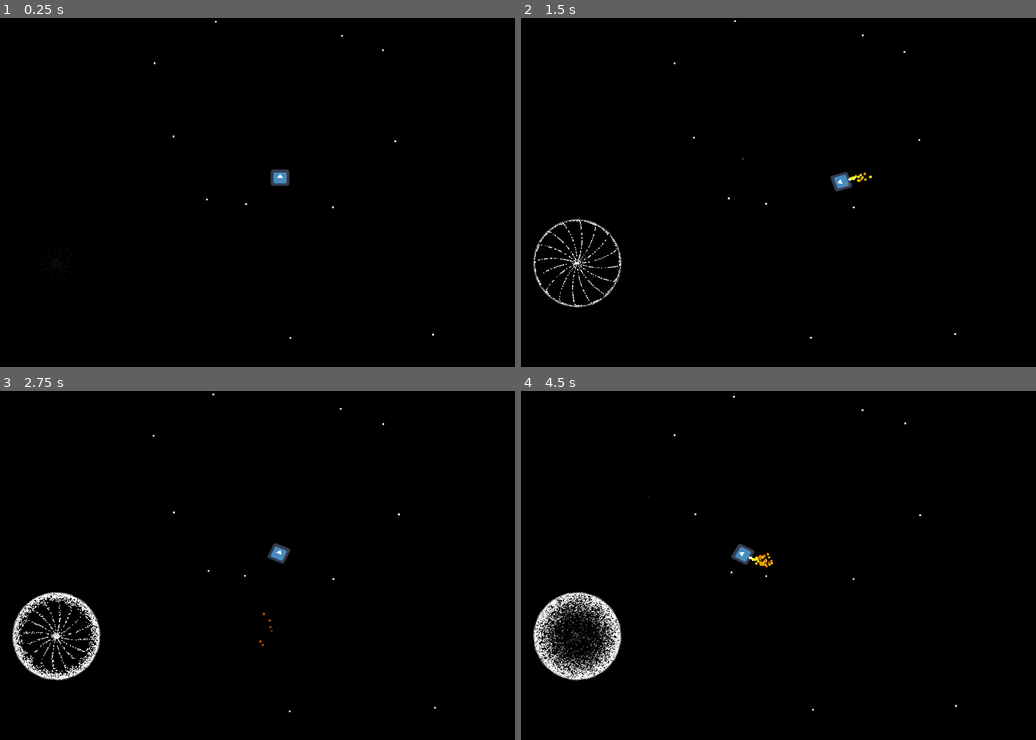
Above: before the commit, frames 1-4 (two rows, left to right).
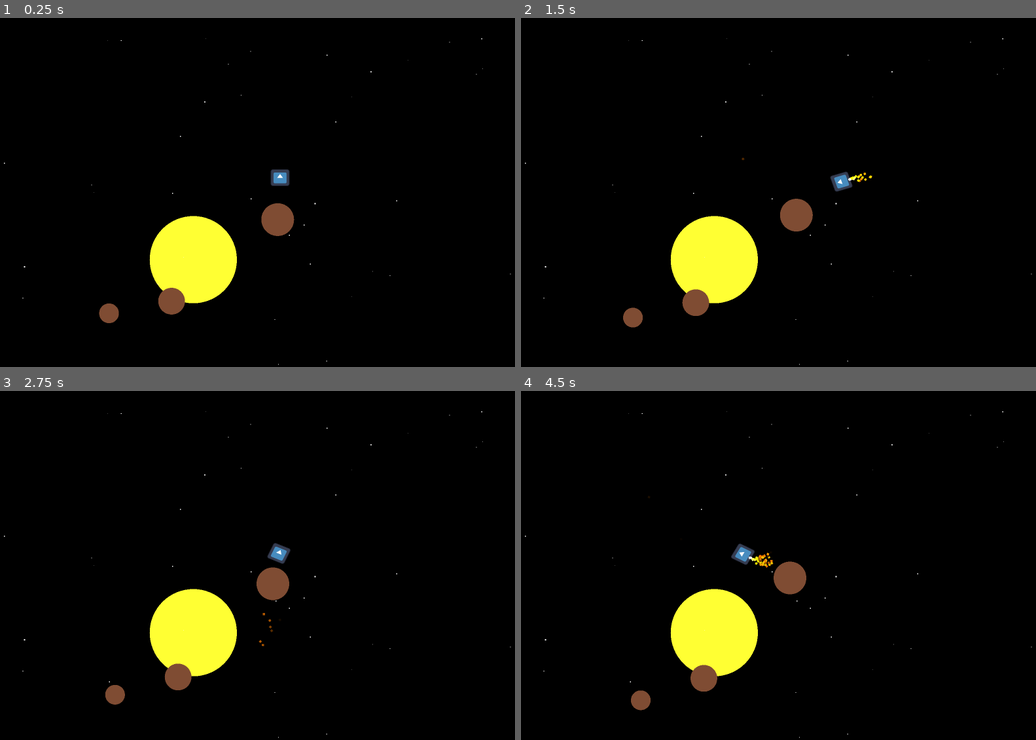
Above: after the commit, the same moments.

Repository: mwtopping/mousemove
Game: Godot game, scene res://Scenes/game_root.tscn
Two runs of this game, one before a commit and one after it. Both use one fixed random seed, a clock stepped at 60 frames per second and the inputs below. The engine's default icon, where the game draws it, is replaced by a stand-in: a white triangle on a blue panel in a dark square.
Inputs (mouse positions are in pixels of both pictures, inside the frame that each line leads up to):
- Up to frame 1 (0.25 s): no input
- Up to frame 2 (1.5 s): tap Enter at 0.5 s; move the mouse to (891, 175) at 0.52 s; click (891, 175) at 0.67 s; drag from (670, 209) to (752, 262) at 1.27 s
- Up to frame 3 (2.75 s): move the mouse to (309, 488) at 2.02 s; click (309, 488) at 2.17 s
- Up to frame 4 (4.5 s): drag from (752, 635) to (618, 513) at 2.77 s; move the mouse to (933, 617) at 3.52 s; click (933, 617) at 3.67 s; drag from (618, 513) to (701, 478) at 4.27 s

The runs differ from the first frame. In frame 1, 4.3% of the frame differs, in the area x 0-100%, y 0-100%; in frame 2, 4.9%; in frame 3, 5.7%; in frame 4, 6.5%, in the area x 0-100%, y 1-100%.

Commit message:
Game update

Diff:
--- a/Scenes/game_root.gd
+++ /dev/null
@@ -1,17 +0,0 @@
-extends Node2D
-
-
-var spawnobj = load("res://Scenes/parcel.tscn")
-
-# Called when the node enters the scene tree for the first time.
-func _ready():
-
-	for n in range(1000):
-		var tmp = spawnobj.instantiate()
-		tmp.position.x = 10000*(randf()-0.5)
-		tmp.position.y = 10000*(randf()-0.5)
-		add_child(tmp)
-
-# Called every frame. 'delta' is the elapsed time since the previous frame.
-func _process(delta):
-	pass
--- a/Scenes/game_root.tscn
+++ b/Scenes/game_root.tscn
@@ -1,9 +1,11 @@
-[gd_scene load_steps=5 format=3 uid="uid://bcuitt5q1rnk1"]
+[gd_scene load_steps=7 format=3 uid="uid://bcuitt5q1rnk1"]
 
-[ext_resource type="Script" path="res://Scenes/game_root.gd" id="1_0xyln"]
+[ext_resource type="Script" path="res://scripts/game_root.gd" id="1_0xyln"]
 [ext_resource type="PackedScene" uid="uid://bwq024587eepg" path="res://Scenes/icon.tscn" id="1_iu6xp"]
-[ext_resource type="PackedScene" uid="uid://dk810ndg2gl6m" path="res://Scenes/BH.tscn" id="2_ibpkb"]
 [ext_resource type="PackedScene" uid="uid://ctbli7it03a08" path="res://Scenes/parcel.tscn" id="3_avi3j"]
+[ext_resource type="PackedScene" uid="uid://dc4kvbgvaewem" path="res://Scenes/star.tscn" id="5_oorv2"]
+[ext_resource type="Script" path="res://scripts/star.gd" id="6_bia07"]
+[ext_resource type="PackedScene" uid="uid://y0ay7im76p3w" path="res://Scenes/orbit.tscn" id="6_l2xns"]
 
 [node name="GameRoot" type="Node2D"]
 script = ExtResource("1_0xyln")
@@ -11,7 +13,10 @@
 [node name="Icon2" parent="." instance=ExtResource("1_iu6xp")]
 position = Vector2(1096, 170)
 
-[node name="Node2D" parent="." instance=ExtResource("2_ibpkb")]
-position = Vector2(583, 366)
+[node name="parcel" parent="." instance=ExtResource("3_avi3j")]
 
-[node name="parcel" parent="." instance=ExtResource("3_avi3j")]
+[node name="star" parent="." instance=ExtResource("5_oorv2")]
+position = Vector2(897, 358)
+script = ExtResource("6_bia07")
+
+[node name="orbit" parent="." instance=ExtResource("6_l2xns")]
--- a/Scenes/icon.tscn
+++ b/Scenes/icon.tscn
@@ -12,12 +12,12 @@
 colors = PackedColorArray(1, 1, 1, 1, 0.705911, 0.772938, 0.92565, 1, 0.980392, 0.827451, 0.278431, 1, 0, 0, 0, 1)
 
 [node name="Icon" type="Sprite2D"]
+z_index = 9
 scale = Vector2(0.335, 0.3)
 script = ExtResource("2_ighd4")
 
 [node name="Camera" type="Camera2D" parent="."]
 position = Vector2(-161.194, 113.333)
-scale = Vector2(1, 1)
 zoom = Vector2(2, 2)
 drag_horizontal_enabled = true
 drag_vertical_enabled = true
@@ -32,7 +32,6 @@
 [node name="rocket" type="CPUParticles2D" parent="sprite"]
 position = Vector2(0, 63.3333)
 rotation = 1.5708
-scale = Vector2(1, 1)
 emitting = false
 amount = 100
 randomness = 0.24
@@ -49,7 +48,6 @@
 [node name="boost" type="CPUParticles2D" parent="sprite"]
 position = Vector2(0, 63.3333)
 rotation = 1.5708
-scale = Vector2(1, 1)
 emitting = false
 amount = 400
 lifetime = 1.2
--- /dev/null
+++ b/Scenes/orbit.tscn
@@ -0,0 +1,3 @@
+[gd_scene format=3 uid="uid://y0ay7im76p3w"]
+
+[node name="orbit" type="Line2D"]
--- a/Scenes/parcel.tscn
+++ b/Scenes/parcel.tscn
@@ -1,6 +1,6 @@
 [gd_scene load_steps=3 format=3 uid="uid://ctbli7it03a08"]
 
-[ext_resource type="Script" path="res://Scenes/parcel.gd" id="1_88hap"]
+[ext_resource type="Script" path="res://scripts/parcel.gd" id="1_88hap"]
 
 [sub_resource type="CanvasItemMaterial" id="CanvasItemMaterial_r2nw3"]
 
--- /dev/null
+++ b/Scenes/planet.tscn
@@ -0,0 +1,7 @@
+[gd_scene load_steps=2 format=3 uid="uid://b26kmkamkmf7a"]
+
+[ext_resource type="Script" path="res://scripts/planet.gd" id="1_2ox1x"]
+
+[node name="Polygon2D" type="Polygon2D"]
+z_index = 1
+script = ExtResource("1_2ox1x")
--- /dev/null
+++ b/Scenes/star.tscn
@@ -0,0 +1,3 @@
+[gd_scene format=3 uid="uid://dc4kvbgvaewem"]
+
+[node name="Polygon2D" type="Polygon2D"]
--- a/Scenes/parcel.gd
+++ b/scripts/game_root.gd
@@ -1,13 +1,15 @@
-extends Polygon2D
+extends Node2D
 
+
+var spawnobj = load("res://Scenes/parcel.tscn")
 
 # Called when the node enters the scene tree for the first time.
 func _ready():
-	pass # Replace with function body.
 
+	for n in range(1000):
+		var tmp = spawnobj.instantiate()
+		add_child(tmp)
 
 # Called every frame. 'delta' is the elapsed time since the previous frame.
 func _process(delta):
-	self.position.x += randf()-0.5
-	self.position.y += randf()-0.5
 	pass
--- a/scripts/icon.gd
+++ b/scripts/icon.gd
@@ -55,6 +55,12 @@
 
 
 func _input(event):
+	if event is InputEventKey:
+		if event.keycode == KEY_MINUS:
+			get_node("Camera").zoom *= 0.9
+		if event.keycode == KEY_EQUAL:
+			get_node("Camera").zoom *= 1.1
+
 	if event is InputEventMouseButton:
 		if event.is_pressed():
 			if event.button_index == MOUSE_BUTTON_LEFT:
--- /dev/null
+++ b/scripts/parcel.gd
@@ -0,0 +1,21 @@
+extends Polygon2D
+
+var locPos = Vector2(0.0, 0.0)
+var dist = remap(randf(), 0, 1, 0.5, 1)
+# Called when the node enters the scene tree for the first time.
+func _ready():
+	self.scale *= (1-dist)+0.2
+	self.locPos.x = 5000*(randf()-0.5)
+	self.locPos.y = 5000*(randf()-0.5)
+	self.position = locPos
+
+# Called every frame. 'delta' is the elapsed time since the previous frame.
+func _process(delta):
+	#self.position.x += randf()-0.5
+	#self.position.y += randf()-0.5
+	var parent = get_parent()
+	var player = parent.get_node("Icon2")
+	var camera = player.get_node("Camera")
+	self.position = self.locPos + dist*camera.get_screen_center_position()
+	#self.position = self.locPos - 1.5*camera.global_position+player.global_position
+	#print(camera.position)
--- /dev/null
+++ b/scripts/planet.gd
@@ -0,0 +1,24 @@
+extends Polygon2D
+
+var radius = randf()*30+10
+var npoints = 64
+var semi_major_axis = 100+randf()*1000
+var phi = randf()*2*PI
+# Called when the node enters the scene tree for the first time.
+func _ready():
+	var data = PackedVector2Array()
+	for ii in range(npoints):
+		var x = self.radius * sin(2*PI*float(ii)/npoints)
+		var y = self.radius * cos(2*PI*float(ii)/npoints)
+		data.append(Vector2(x, y))
+	self.polygon = data
+	self.color = Color(.5, .3, .2)
+
+	self.position = Vector2(self.semi_major_axis*sin(2*PI*self.phi), self.semi_major_axis*cos(2*PI*self.phi))
+
+
+# Called every frame. 'delta' is the elapsed time since the previous frame.
+func _process(delta):
+		self.phi += 0.1*delta/sqrt(self.semi_major_axis)
+		self.position = Vector2(self.semi_major_axis*sin(2*PI*self.phi),
+								self.semi_major_axis*cos(2*PI*self.phi))
--- /dev/null
+++ b/scripts/star.gd
@@ -0,0 +1,26 @@
+extends Polygon2D
+
+var radius = 100
+var npoints = 64
+var planetobj = load("res://Scenes/planet.tscn")
+var nplanets = 5
+# Called when the node enters the scene tree for the first time.
+func _ready():
+	var data = PackedVector2Array()
+	for ii in range(npoints):
+		var x = self.radius * sin(2*PI*float(ii)/npoints)
+		var y = self.radius * cos(2*PI*float(ii)/npoints)
+		data.append(Vector2(x, y))
+	self.polygon = data
+	self.color = Color(1, 1, .2)
+
+	for ii in range(nplanets):
+		var planet = planetobj.instantiate()
+		add_child(planet)
+
+
+
+
+# Called every frame. 'delta' is the elapsed time since the previous frame.
+func _process(delta):
+	pass
